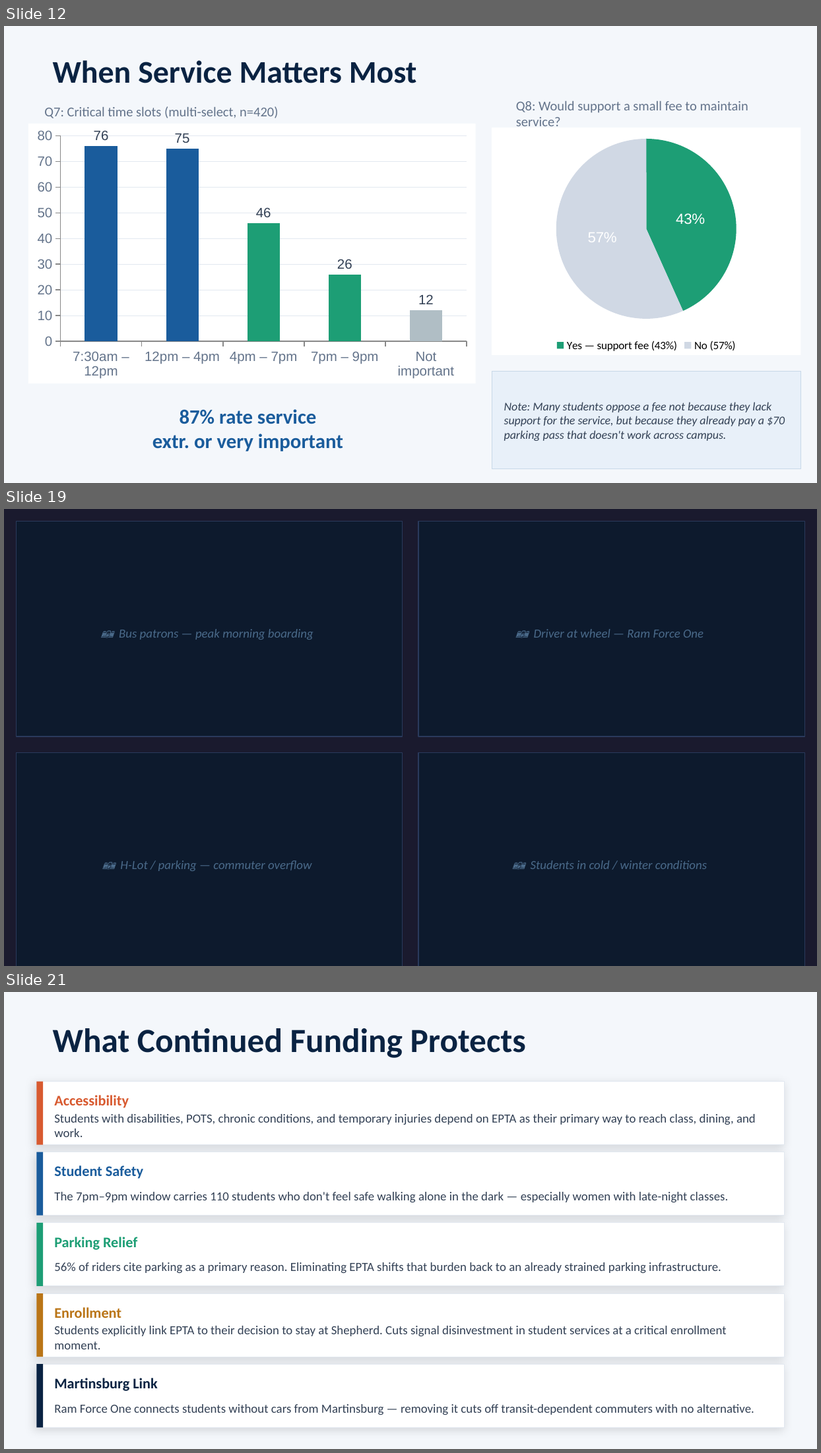
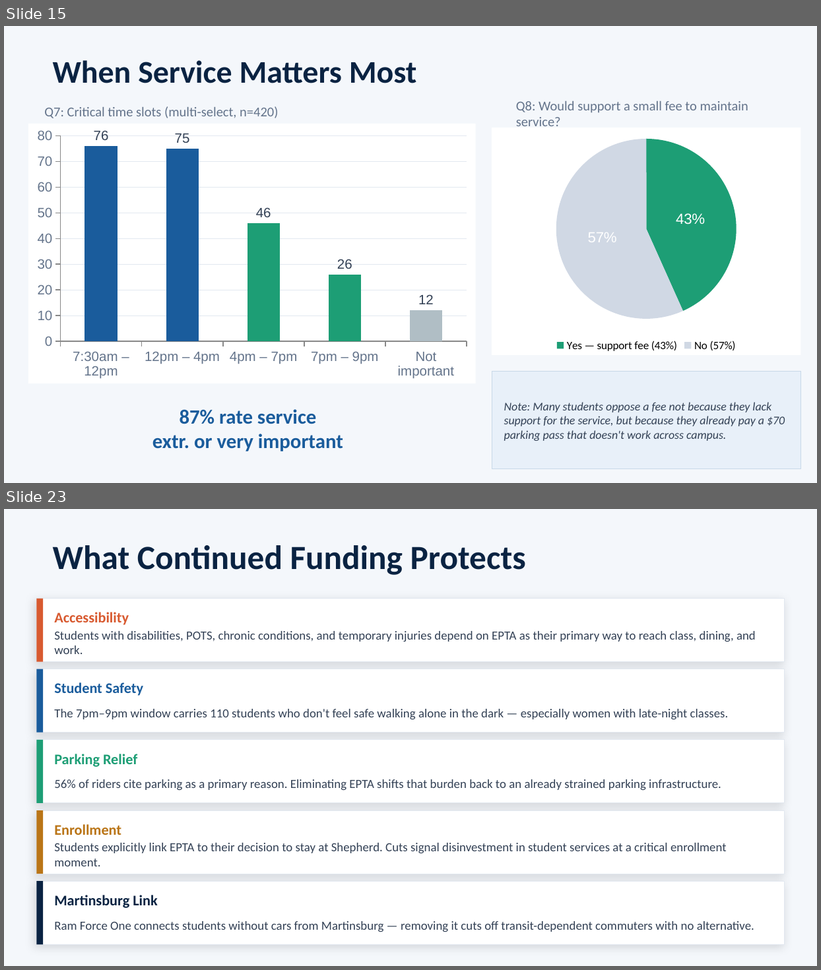
Before and after one commit to meekerwv-boop/Epta_Capstone, a slide deck: EPTA/EPTA_Funding_Case_2025.pptx. Shown one above the other, each under a label of ours: slides 12, 19 and 21 before the commit, slides 15 and 23 after it; the slides between them are not shown. The pictures are 821x1453 and 821x970 pixels, drawn with LibreOffice and Linux fonts; fonts in the diff are those of the drawing. Boxes give left, top, right and bottom in pixels: in the first picture for what was removed or moved away, otherwise in the second. Text is boxed around its words. In the diff, an @@ line names an element or a change of style, - is before the commit and + after.

```diff
--- a/EPTA/EPTA_Funding_Case_2025.pptx
+++ b/EPTA/EPTA_Funding_Case_2025.pptx
@@ slide 19 removed at (x1=4, y1=509, x2=817, y2=966), background #1A1A2E @@
@@ rectangle removed at (x1=16, y1=521, x2=403, y2=737) @@
@@ rectangle removed at (x1=418, y1=521, x2=805, y2=737) @@
@@ text removed at (x1=119, y1=629, x2=314, y2=640) @@
-📷 Bus patrons — peak morning boarding
@@ text removed at (x1=534, y1=629, x2=704, y2=638) @@
-📷 Driver at wheel — Ram Force One
@@ rectangle removed at (x1=16, y1=753, x2=403, y2=966) @@
@@ rectangle removed at (x1=418, y1=753, x2=805, y2=966) @@
@@ text removed at (x1=120, y1=861, x2=312, y2=871) @@
-📷 H-Lot / parking — commuter overflow
@@ text removed at (x1=531, y1=861, x2=707, y2=869) @@
-📷 Students in cold / winter conditions
@@ what was slide 12 is now slide 15 @@
@@ what was slide 21 is now slide 23 @@
```
Also in this commit, not shown: 13 slides changed, 4 slides added, 1 other slide removed, 6 other files.
